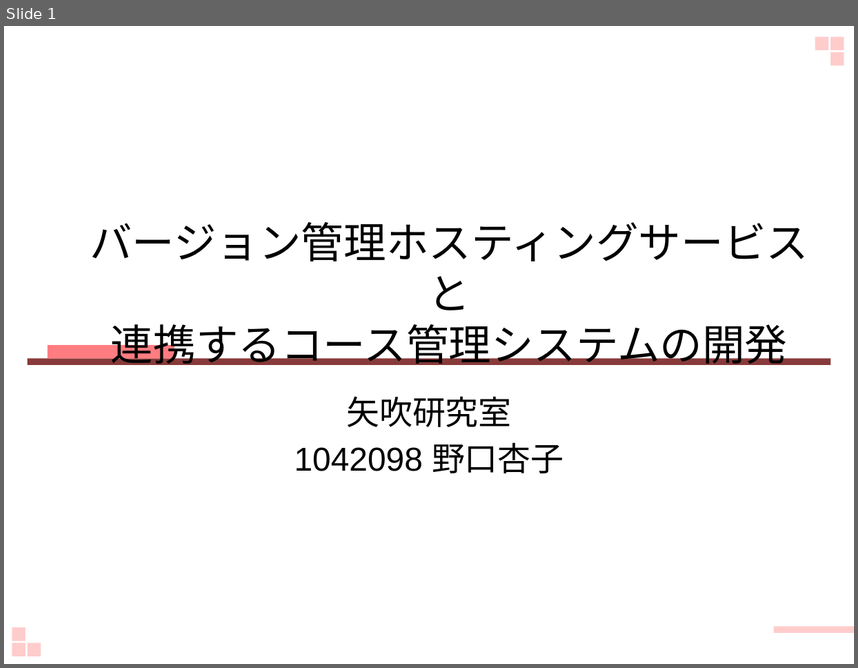
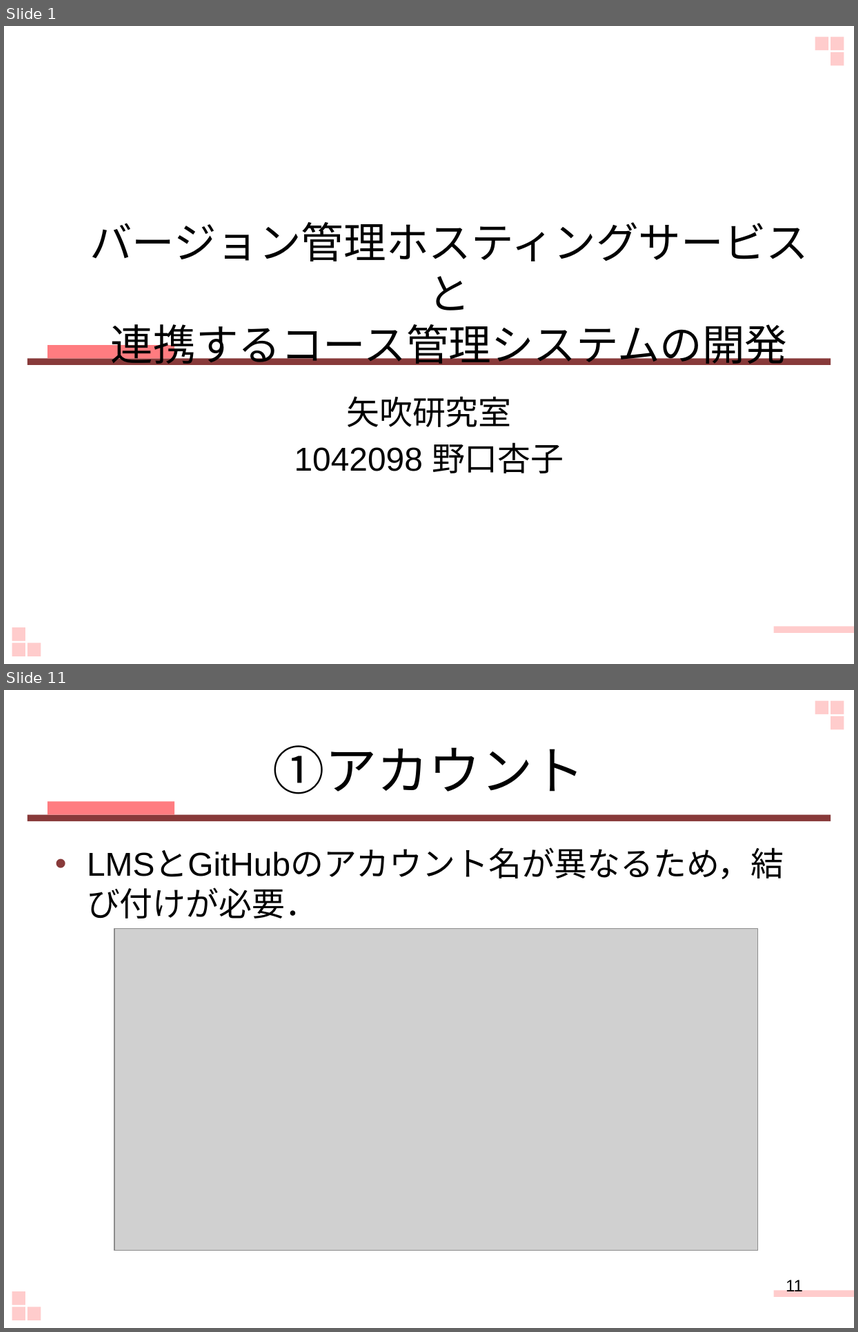
Before and after one commit to keimatsui/kadai, a slide deck: 卒業論文/2012/野口杏子/最終発表.pptx. Shown one above the other, each under a label of ours: slide 1 before the commit, slides 1 and 11 after it; the slides between them are not shown. The pictures are 858x668 and 858x1332 pixels, drawn with LibreOffice and Linux fonts; fonts in the diff are those of the drawing; grey boxes stand for pictures. Boxes give left, top, right and bottom in pixels: in the first picture for what was removed or moved away, otherwise in the second. Text is boxed around its words. In the diff, an @@ line names an element or a change of style, - is before the commit and + after.

```diff
--- a/卒業論文/2012/野口杏子/最終発表.pptx
+++ b/卒業論文/2012/野口杏子/最終発表.pptx
@@ slide 11 added at <box>4,690,854,1328</box>, background #FFFFFF; not listed: 7 template elements that a slide beside it also shows @@
@@ title added at <box>273,745,585,794</box>, 44 pt, text #000000 @@
+①アカウント
@@ rectangle added at <box>47,801,174,815</box>, fill #FF7C80 @@
@@ rectangle added at <box>27,815,831,822</box>, fill #883A3A @@
@@ text added at <box>87,849,784,918</box>, 28 pt, text #000000 @@
+• LMSとGitHubのアカウント名が異なるため，結び付けが必要．
@@ picture added at <box>114,929,758,1250</box> @@
@@ page number added at <box>786,1279,803,1291</box>, 14 pt, text #000000 @@
+11
```
Also in this commit, not shown: 5 slides changed, 10 other slides added, 6 slides removed.
